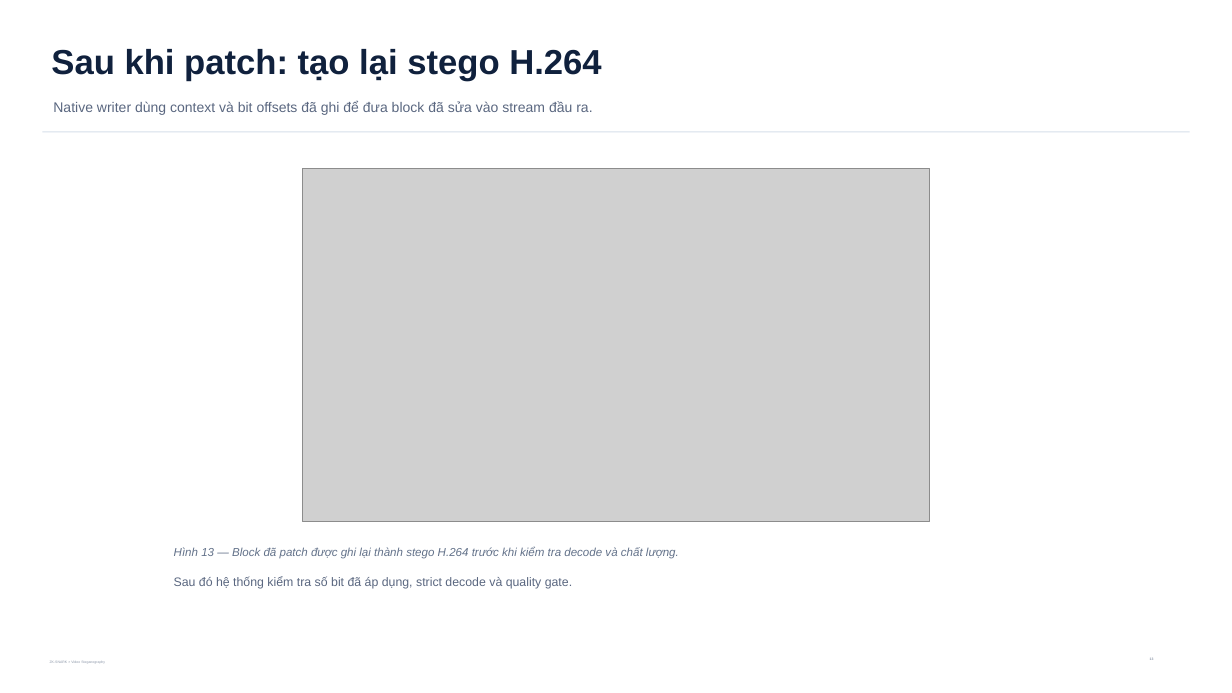
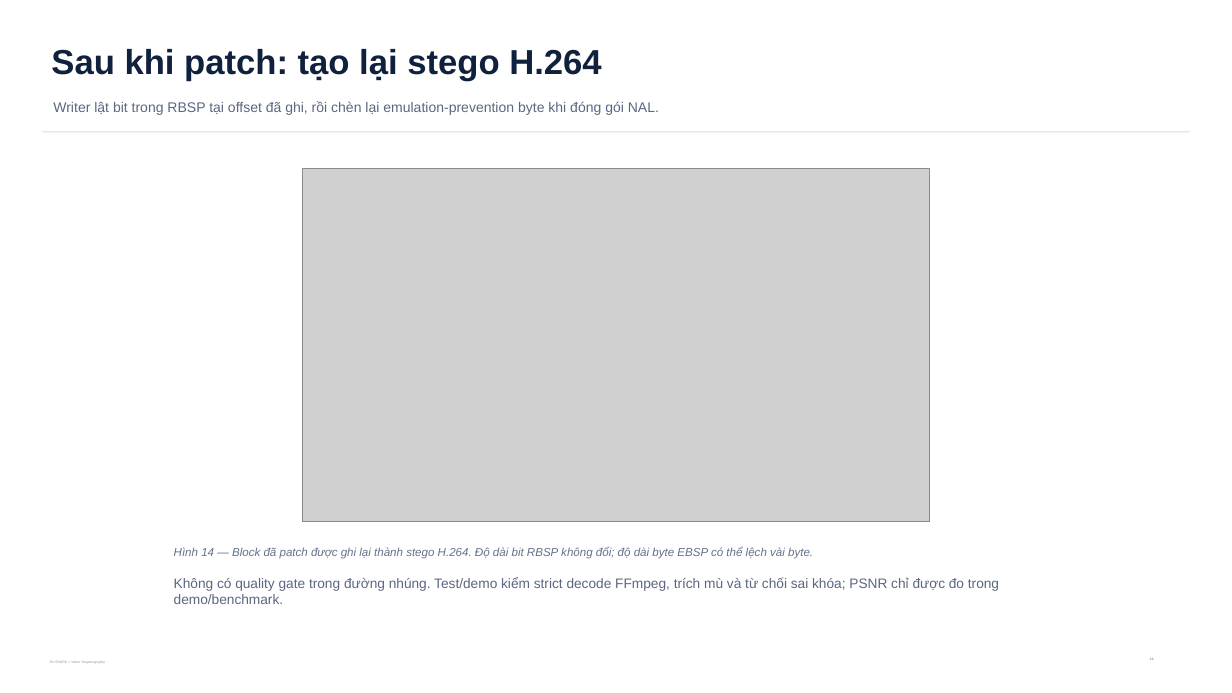
Before and after one commit to Saudadeeee/zk-snark-X-Steganography, a slide deck: slide 14 of VideoLevel/output/presentations/zkstego_computerphile_style_explainer_v24.pptx (slide 13 before the commit). Drawn at 1232x693 pixels with LibreOffice and Linux fonts; fonts in the diff are those of the drawing; grey boxes stand for pictures. Boxes give left, top, right and bottom in pixels: in the first picture for what was removed or moved away, otherwise in the second. Text is boxed around its words. In the diff, an @@ line names an element or a change of style, - is before the commit and + after.

```diff
--- a/VideoLevel/output/presentations/zkstego_computerphile_style_explainer_v24.pptx
+++ b/VideoLevel/output/presentations/zkstego_computerphile_style_explainer_v24.pptx
@@ text at <box>53,101,659,115</box>: text changed @@
-Native writer dùng context và bit offsets đã ghi để đưa block đã sửa vào stream đầu ra.
+Writer lật bit trong RBSP tại offset đã ghi, rồi chèn lại emulation-prevention byte khi đóng gói NAL.
@@ text at <box>174,547,813,559</box>: text changed @@
-Hình 13 — Block đã patch được ghi lại thành stego H.264 trước khi kiểm tra decode và chất lượng.
+Hình 14 — Block đã patch được ghi lại thành stego H.264. Độ dài bit RBSP không đổi; độ dài byte EBSP có thể lệch vài byte.
@@ text at <box>174,577,999,604</box>: text changed; size 9.6 to 10.7 pt @@
-Sau đó hệ thống kiểm tra số bit đã áp dụng, strict decode và quality gate.
+Không có quality gate trong đường nhúng. Test/demo kiểm strict decode FFmpeg, trích mù và từ chối sai khóa; PSNR chỉ được đo trong demo/benchmark.
```
Also in this commit, not shown: 15 other slides changed, 1 slide added, 1 other file.
